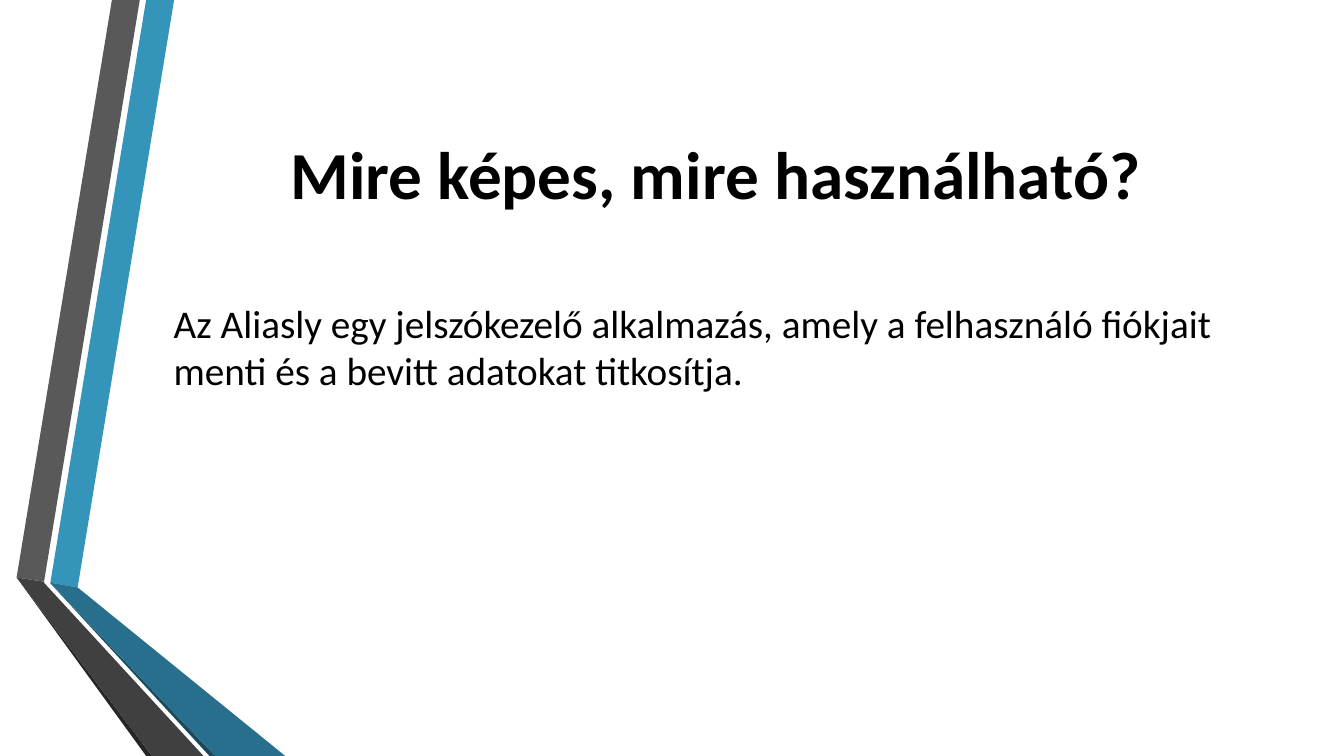
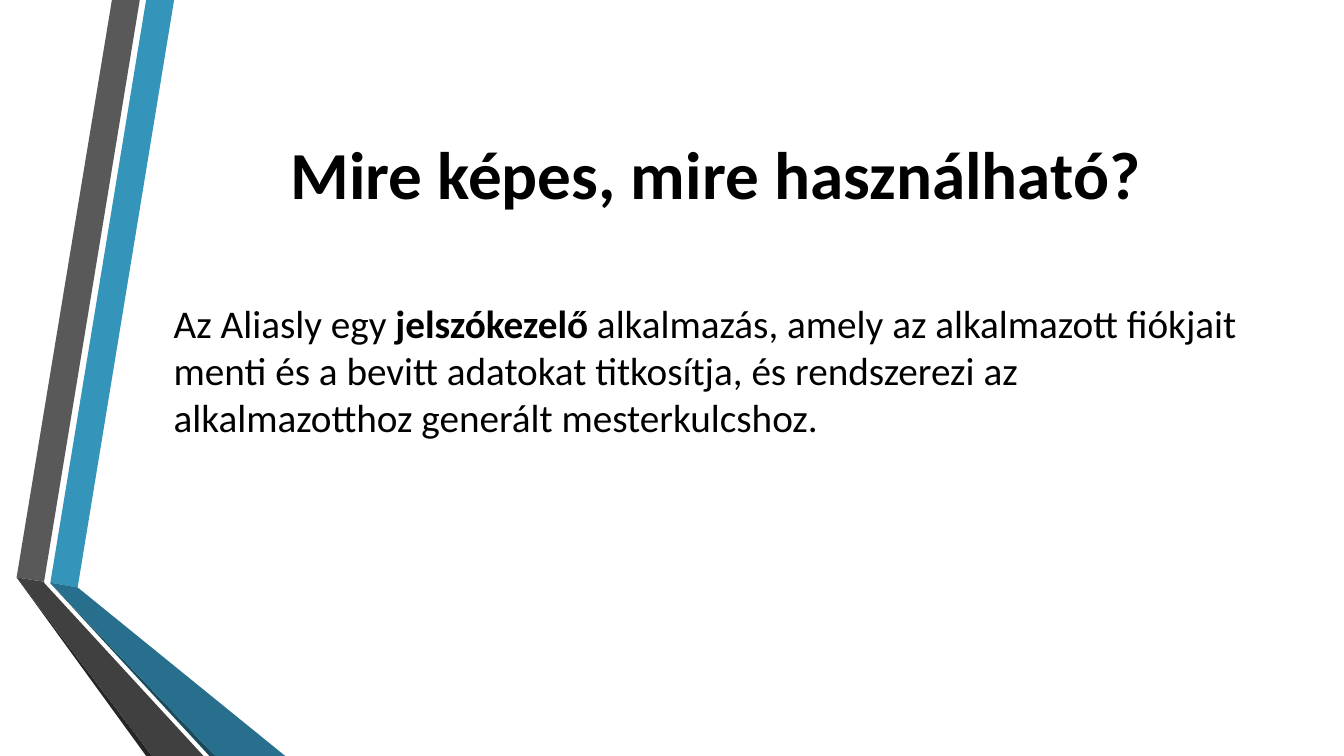
Before and after one commit to yAn2049/Aliasly-Password-Manager, a slide deck: slide 4 of Documents/Aliasly bemutató.pptx (slide 5 before the commit). Drawn at 1344x756 pixels with LibreOffice and Linux fonts; fonts in the diff are those of the drawing; background and template pictures are left out. Boxes give left, top, right and bottom in pixels: in the first picture for what was removed or moved away, otherwise in the second. Text is boxed around its words. In the diff, an @@ line names an element or a change of style, - is before the commit and + after.

```diff
--- a/Documents/Aliasly bemutató.pptx
+++ b/Documents/Aliasly bemutató.pptx
@@ text at bbox=[174, 310, 1236, 439]: text changed @@
-Az Aliasly egy jelszókezelő alkalmazás, amely a felhasználó fiókjait menti és a bevitt adatokat titkosítja.
+Az Aliasly egy jelszókezelő alkalmazás, amely az alkalmazott fiókjait menti és a bevitt adatokat titkosítja, és rendszerezi az alkalmazotthoz generált mesterkulcshoz.
```
Also in this commit, not shown: 5 other slides changed, 2 slides added, 2 slides removed.
